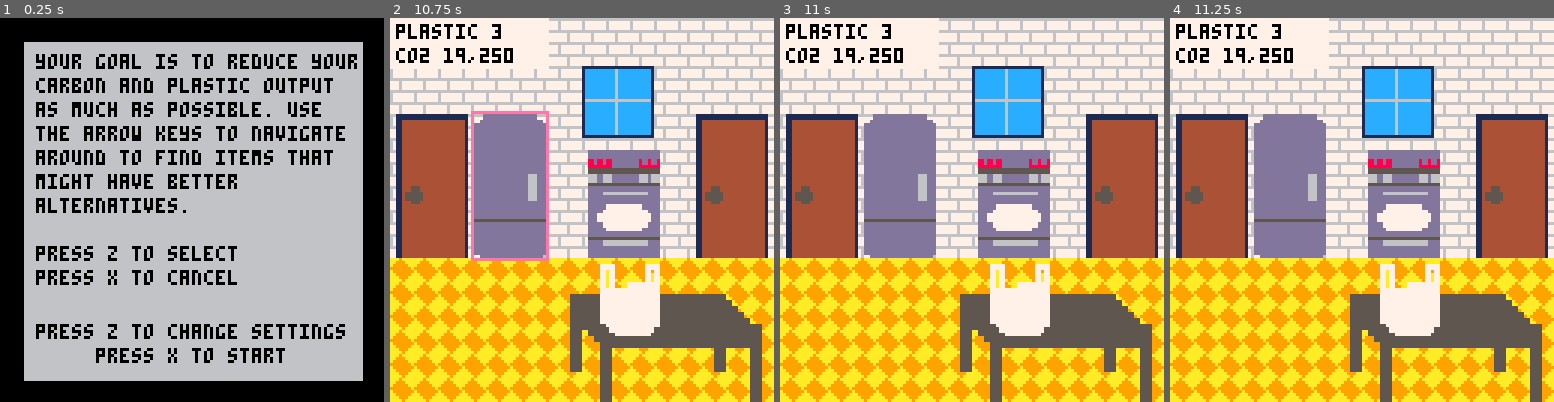
Above: before the commit, frames 1-4 (left to right).
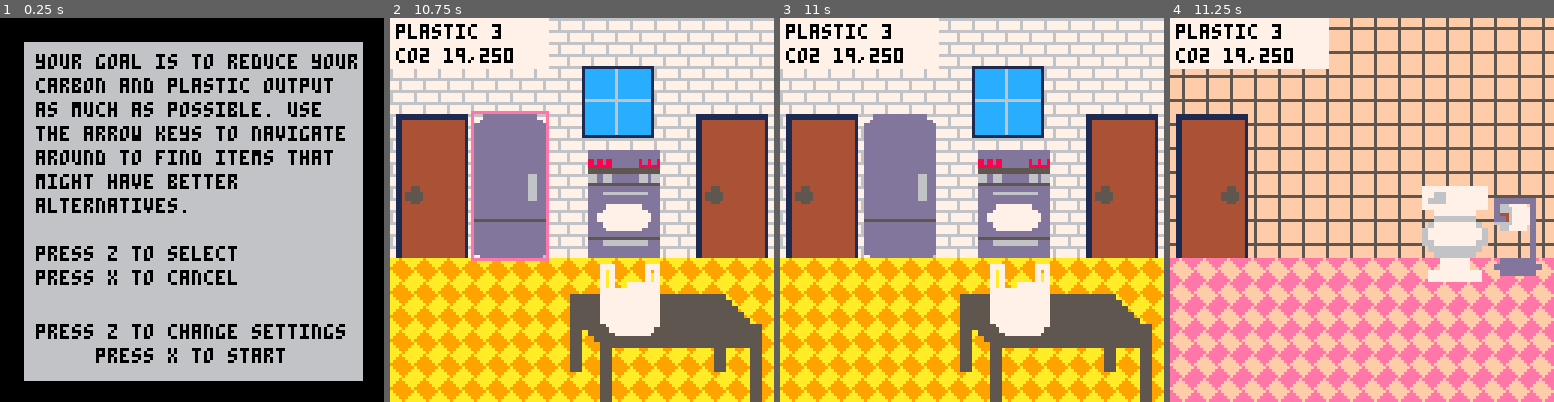
Above: after the commit, the same moments.

Repository: EmilyRagan/senior-project
Game: PICO-8 cartridge carts/home.p8
Same seed, same stepped clock (60 frames per second), same inputs: the game is played once before the commit and once after it.
Inputs:
- Up to frame 1 (0.25 s): no input
- Up to frame 2 (10.75 s): tap O (Z key) at 0.33, 0.7, 1.43, 2.22, 3.1, 3.98, 4.87, 5.75, 6.63, 7.52, 8.4, 9.28, 10.17 s; tap X (X key) at 1.07, 2.07, 2.4, 2.73, 3.07, 3.4, 3.73, 4.07, 4.4, 4.73, 5.07, 5.4, 5.73, 6.07, 6.4, 6.73, 7.07, 7.4, 7.73, 8.07, 8.4, 8.73, 9.07, 9.4, 9.73, 10.07, 10.4, 10.73 s; hold Left 1.97-2.37 s; hold Down 2.42-2.82 s; hold Right 2.87-3.53 s; hold Up 3.58-4.08 s; hold Right 4.13-4.53 s; hold Down 4.58-5.08 s; hold Left 5.13-5.8 s; hold Up 5.85-6.18 s; hold Left 6.23-6.63 s; hold Down 6.68-7.08 s; hold Right 7.13-7.8 s; hold Up 7.85-8.35 s; hold Right 8.4-8.8 s; hold Down 8.85-9.35 s; hold Left 9.4-10.07 s; hold Up 10.12-10.45 s; hold Left from 10.5 s (still down)
- Up to frame 3 (11 s): release Left at 10.9 s; hold Down from 10.95 s (still down)
- Up to frame 4 (11.25 s): keep holding Down; tap O (Z key) at 11.05 s; tap X (X key) at 11.07 s

Frames 1-3 are identical in both runs. In frame 4, 86% of the frame differs, in the area x 0-100%, y 0-100%.

Commit message:
update navigation indices

Diff:
--- a/carts/home.p8
+++ b/carts/home.p8
@@ -497,8 +497,8 @@
   -- link the scene transition items
   outdoor_interactives[2]['navigate'] = kitchen_interactives
   kitchen_interactives[1]['navigate'] = outdoor_interactives
-  kitchen_interactives[3]['navigate'] = refrigerator_interactives
-  kitchen_interactives[4]['navigate'] = bathroom_interactives
+  kitchen_interactives[4]['navigate'] = refrigerator_interactives
+  kitchen_interactives[5]['navigate'] = bathroom_interactives
   refrigerator_interactives[2]['navigate'] = kitchen_interactives
   bathroom_interactives[1]['navigate'] = kitchen_interactives
 
